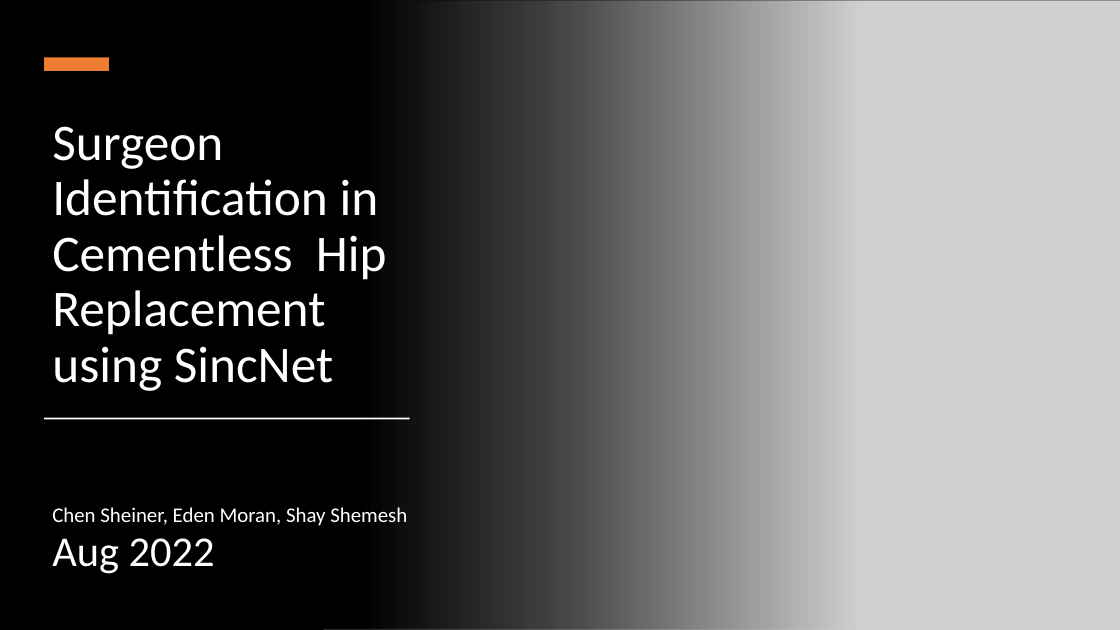
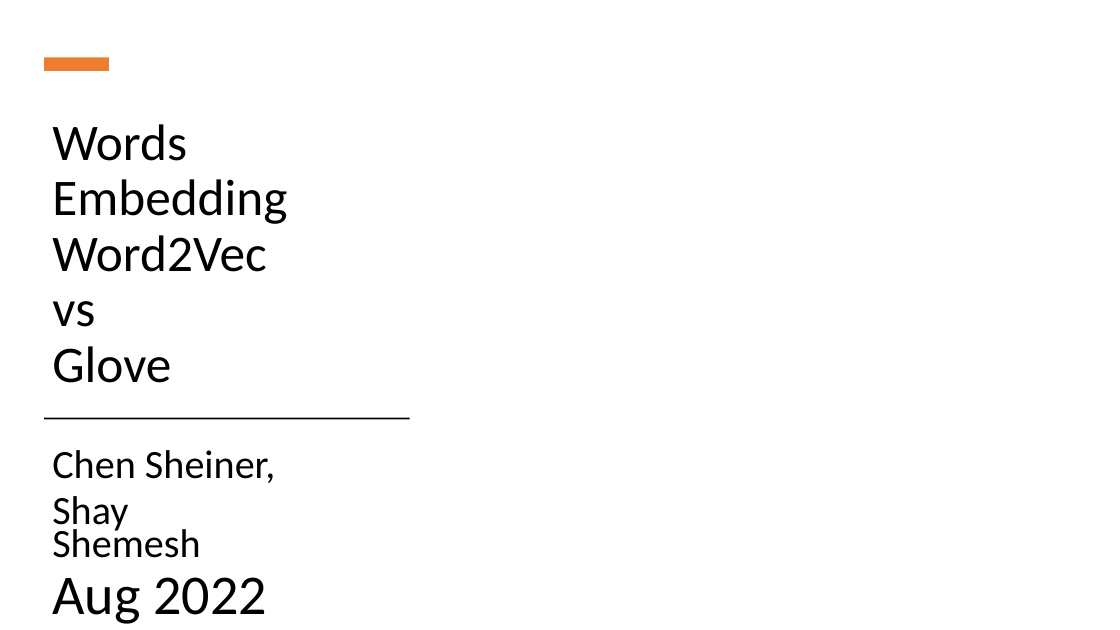
Before and after one commit to chensh3/word2vec_vs_glove, a slide deck: slide 1 of mid_term.pptx. Drawn at 1120x630 pixels with LibreOffice and Linux fonts; fonts in the diff are those of the drawing; grey boxes stand for pictures. Boxes give left, top, right and bottom in pixels: in the first picture for what was removed or moved away, otherwise in the second. Text is boxed around its words. In the diff, an @@ line names an element or a change of style, - is before the commit and + after.

```diff
--- a/mid_term.pptx
+++ b/mid_term.pptx
@@ background #000000 to #FFFFFF @@
@@ rectangle at (0,0,858,630): fill gradient #000000 to gradient #FFFFFF @@
@@ picture removed at (323,0,1120,630) @@
@@ title at (52,124,287,383): text changed; text colour #FFFFFF to #000000 @@
-Surgeon Identification in Cementless Hip Replacement using SincNet
+Words Embedding Word2Vec
+vs
+Glove
@@ rectangle at (45,418,410,419): fill #FFFFFF to #000000 @@
@@ subtitle at (52,450,275,558): text changed; size 17.9 to 34.4 pt; text colour #FFFFFF to #000000 @@
-Chen Sheiner, Eden Moran, Shay Shemesh
+Chen Sheiner,
+Shay Shemesh
@@ subtitle at (52,577,267,624): size 36.4 to 48.1 pt, text colour #FFFFFF to #000000 in "Aug 2022" @@
```
Also in this commit, not shown: 3 other slides changed, 4 slides added, 5 slides removed, 1 other file.
